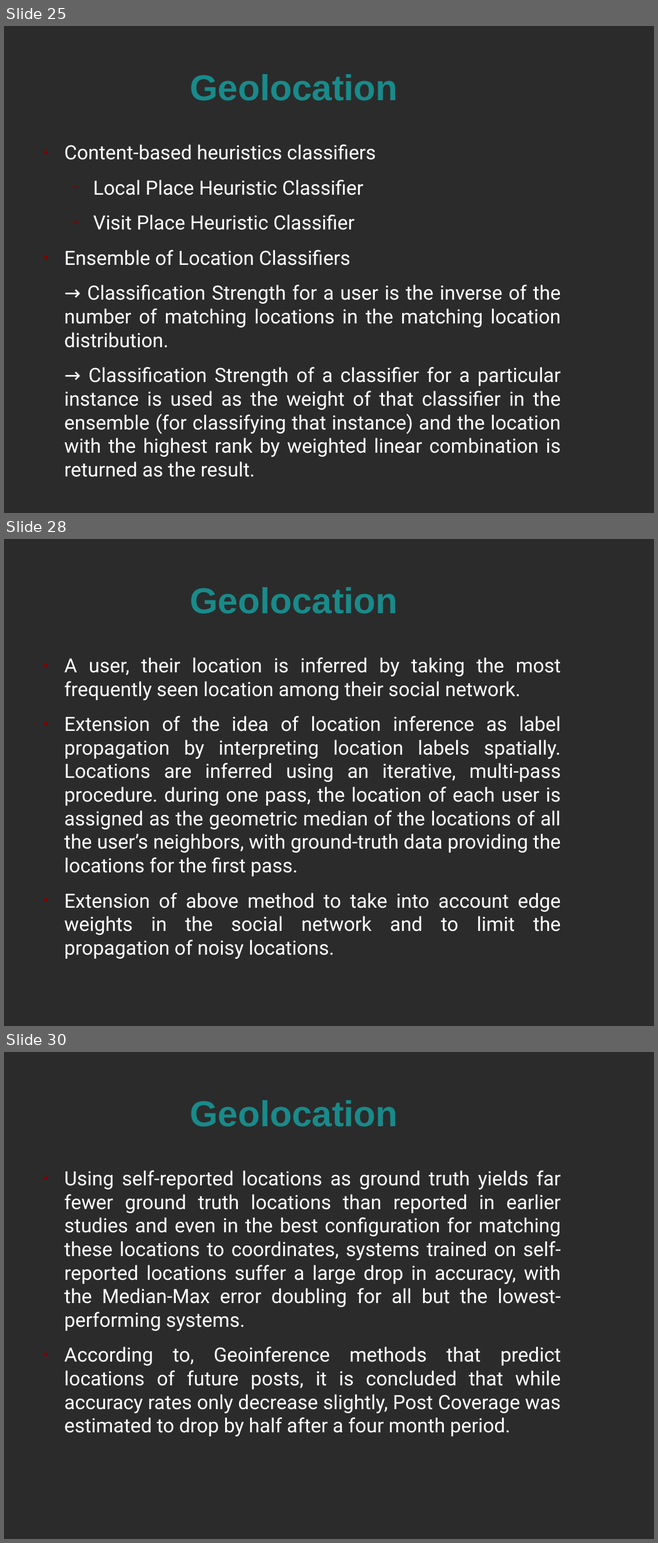
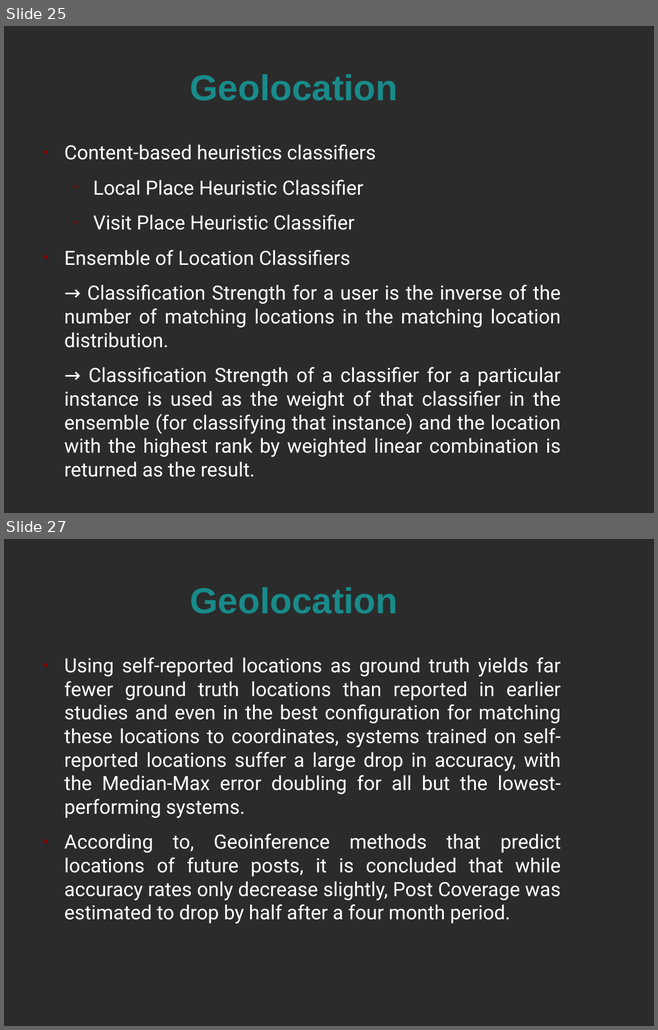
Before and after one commit to alextsil/twitter-topic-detection-and-analysis, a slide deck: parousiasi/presentation.odp. Shown one above the other, each under a label of ours: slides 25, 28 and 30 before the commit, slides 25 and 27 after it; the slides between them are not shown. The pictures are 658x1543 and 658x1030 pixels, drawn with LibreOffice and Linux fonts; fonts in the diff are those of the drawing; background and template pictures are left out; a plain dark background stands for a picture behind light text. Boxes give left, top, right and bottom in pixels: in the first picture for what was removed or moved away, otherwise in the second. Text is boxed around its words. In the diff, an @@ line names an element or a change of style, - is before the commit and + after.

Commit message:
Presentation: Gon: Geolocation

```diff
--- a/parousiasi/presentation.odp
+++ b/parousiasi/presentation.odp
@@ slide 28 removed at <box>4,539,654,1026</box>, background picture (left out) @@
@@ title removed at <box>190,587,397,614</box> @@
-Geolocation
@@ text removed at <box>64,657,561,959</box> @@
-● A user, their location is inferred by taking the most frequently seen location among their social network.
-● Extension of the idea of location inference as label propagation by interpreting location labels spatially. Locations are inferred using an iterative, multi-pass procedure. during one pass, the location of each user is assigned as the geometric median of the locations of all the user’s neighbors, with ground-truth data providing the locations for the first pass.
-● Extension of above method to take into account edge weights in the social network and to limit the propagation of noisy locations.
@@ what was slide 30 is now slide 27 @@
```
Also in this commit, not shown: 3 slides changed, 2 other slides removed, 1 other file.
